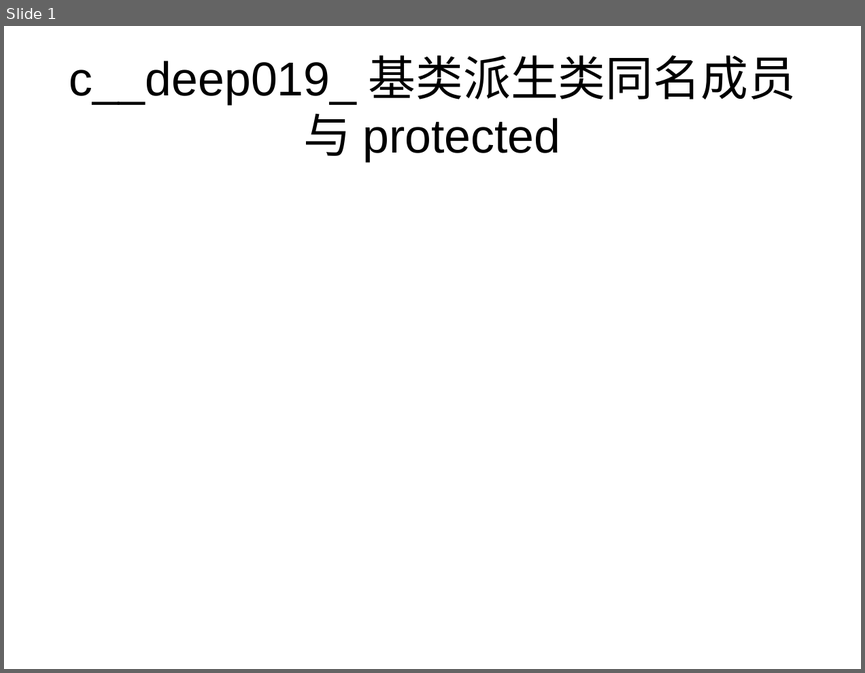
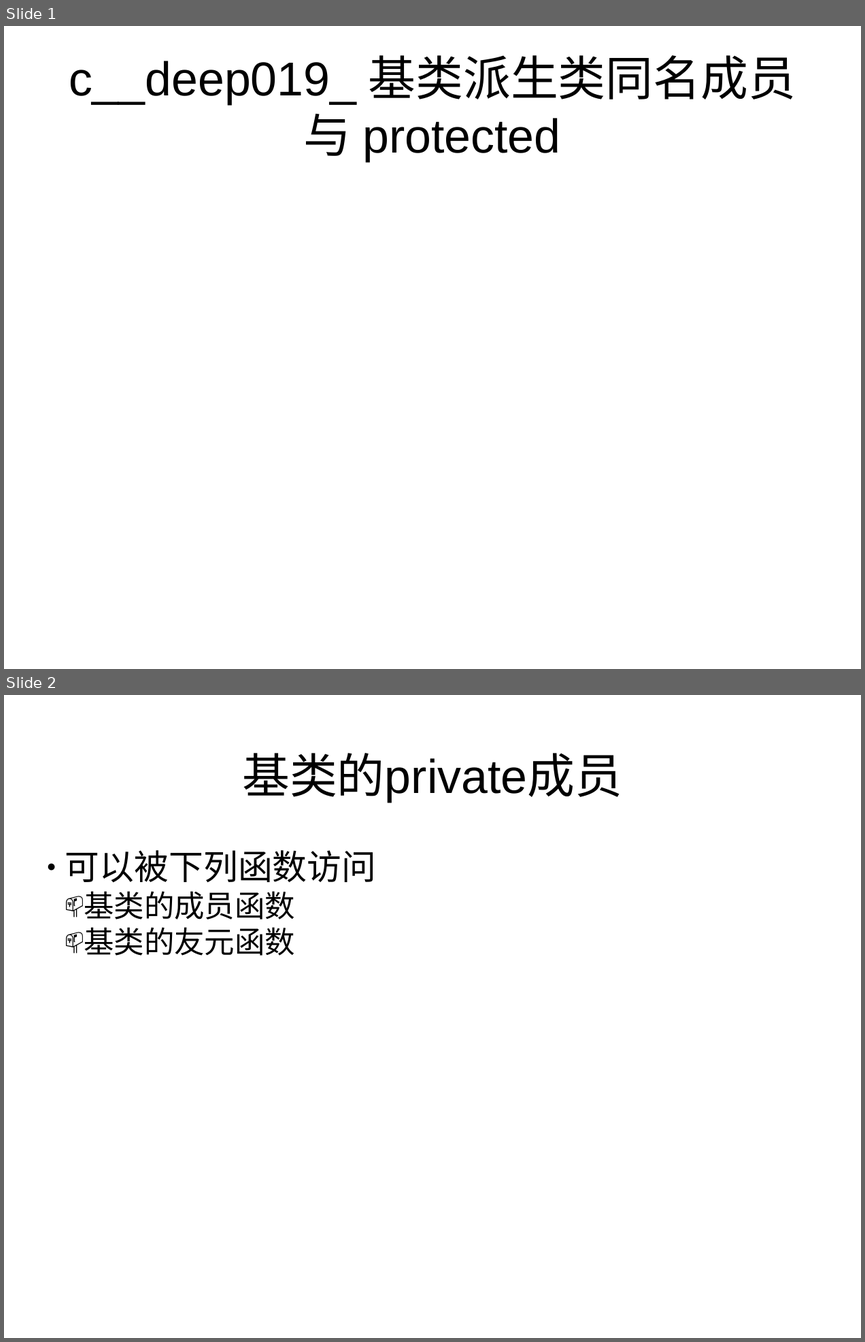
Before and after one commit to botaichang/cplus_slides, a slide deck: c++deep019_基类派生类同名成员与protected.pptx. Shown one above the other, each under a label of ours: slide 1 before the commit, slides 1 and 2 after it. The pictures are 865x673 and 865x1342 pixels, drawn with LibreOffice and Linux fonts; fonts in the diff are those of the drawing. Boxes give left, top, right and bottom in pixels: in the first picture for what was removed or moved away, otherwise in the second. Text is boxed around its words. In the diff, an @@ line names an element or a change of style, - is before the commit and + after.

```diff
--- a/c++deep019_基类派生类同名成员与protected.pptx
+++ b/c++deep019_基类派生类同名成员与protected.pptx
@@ slide 2 added at bbox=[4, 695, 861, 1338], background #FFFFFF @@
@@ text added at bbox=[242, 753, 622, 803], 44 pt, text #000000 @@
+基类的private成员
@@ text added at bbox=[65, 850, 376, 955], 28 pt, text #000000 @@
+● 可以被下列函数访问
+  📫 基类的成员函数
+  📫 基类的友元函数
```
Also in this commit, not shown: 2 other slides added, 1 slide removed, 2 other files.
